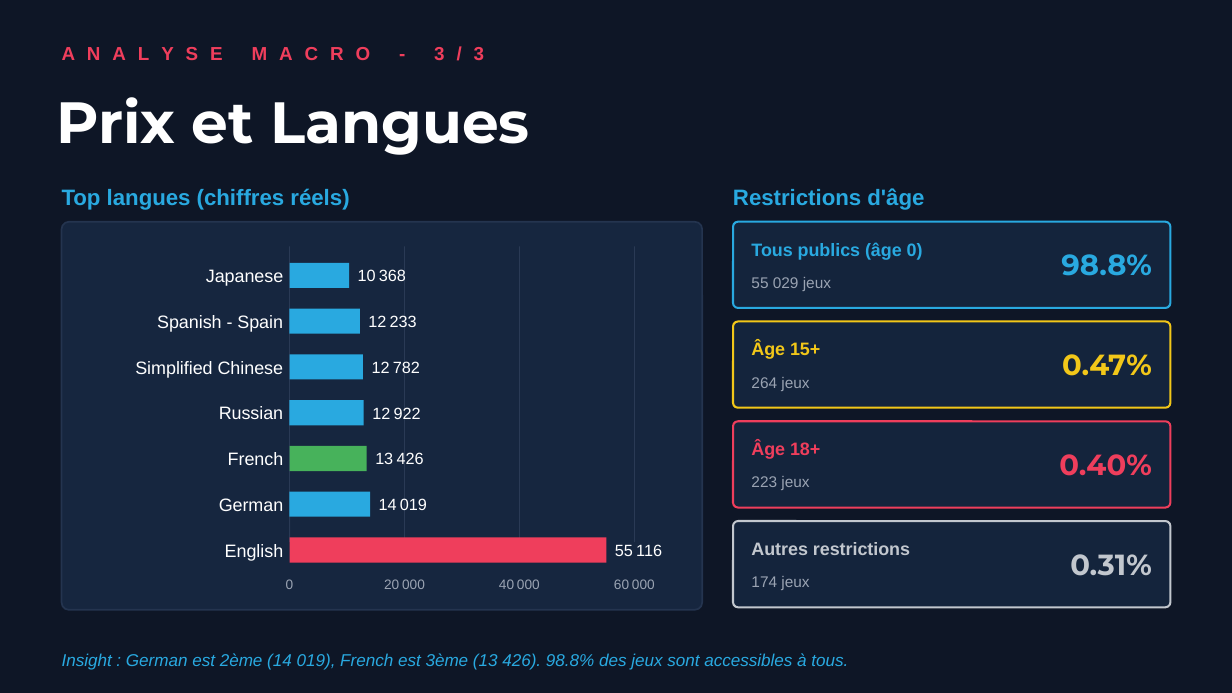
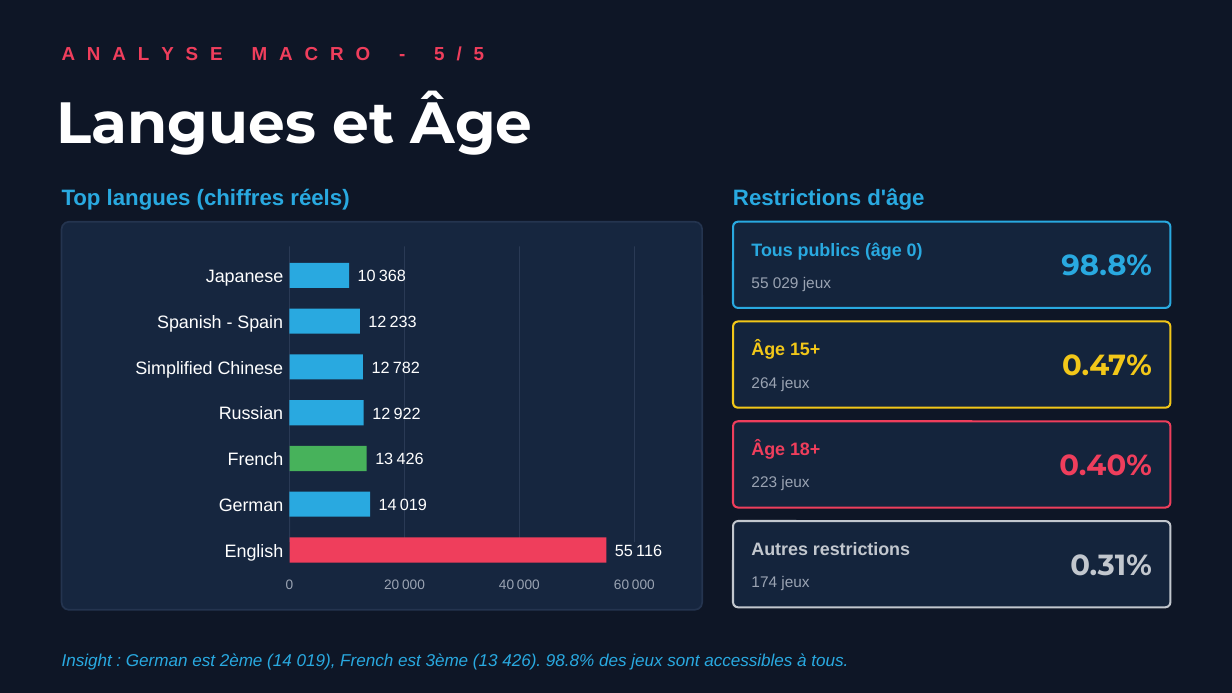
Before and after one commit to AichaFa/2-Projets-Fullstack, a slide deck: slide 7 of 2-Analyse exploratoire des données/2-Steam/doc/Project_Steam_Storytelling.pptx (slide 5 before the commit). Drawn at 1232x693 pixels with LibreOffice and Linux fonts; fonts in the diff are those of the drawing. Boxes give left, top, right and bottom in pixels: in the first picture for what was removed or moved away, otherwise in the second. Text is boxed around its words. In the diff, an @@ line names an element or a change of style, - is before the commit and + after.

```diff
--- a/2-Analyse exploratoire des données/2-Steam/doc/Project_Steam_Storytelling.pptx
+++ b/2-Analyse exploratoire des données/2-Steam/doc/Project_Steam_Storytelling.pptx
@@ text at (62,47,484,60): text changed @@
-A N A L Y S E M A C R O - 3 / 3
+A N A L Y S E M A C R O - 5 / 5
@@ text at (57,90,533,155): text changed @@
-Prix et Langues
+Langues et Âge
```
Also in this commit, not shown: 6 other slides changed, 3 slides added, 17 other files.
